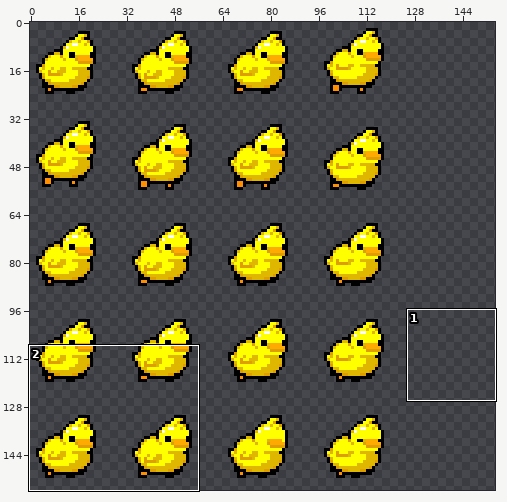
Sprite sheet: SheepDash/android/assets/chickJump.png. Above, an overview of the earlier version with the close-up marked.
Close-up. Before the commit:
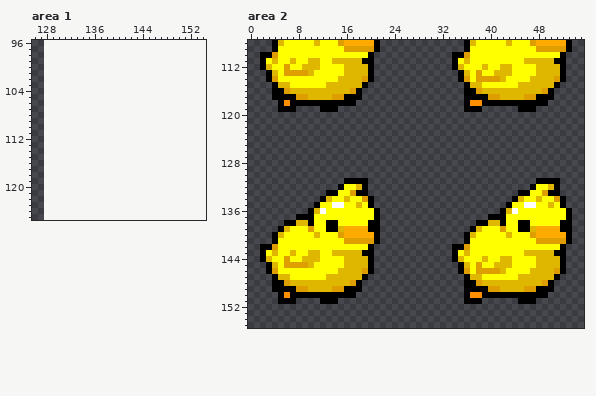
The file is 128x160 pixels. Shown: area 1: x 126..154, y 96..125; area 2: x 0..55, y 108..155. The old version is drawn lined up with the new one, on the new canvas. The wide view leaves out empty margins. The commit also changed other parts of the picture, which this record leaves out.
Now the later version:
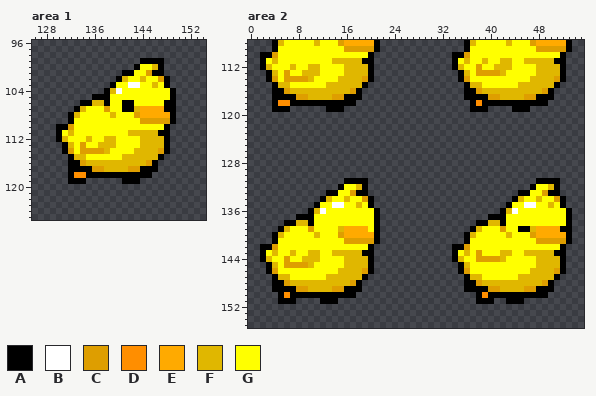
Palette (. is transparent): A #000000  B #ffffff  C #de9e00  D #ff8e00  E #ffaa00  F #e0b700  G #ffff00
The exact change:
canvas 128x160 -> 160x160
Changed rows in their new state; - is an unchanged pixel.
Area 1:
first column x 130:
 99 --------------AAAA--
100 -------------AGGFA--
101 -----------AAGGCAA--
102 ----------AFGGFGGCA-
103 ---------AGGBBGGFGA-
104 --------AFBGGGGGGGGA
105 ------AAAGGGGGGGGGGA
106 ----AAFFAGGAAGGGGGAA
107 ---AFGGGCGGAAFEEEEAA
108 --AFGGGGGFGGGCEEEEEA
109 --AGGGGGGGGGGGCCCCCA
110 AACGGGGGGGGGGGGGGGA-
111 AGFGGGGGGGGGFFFFFAA-
112 AFGGGFGGFFGGGGFFFFA-
113 -AFGCGGFFFGGGGFFFFA-
114 -ACGCCCCFGGGGFFFFCA-
115 --AFFGGGGGGFFFFFFA--
116 --AACFFFFFFFFFFCA---
117 --AAAACCFFFFCCAAA---
118 --ADDAAAAAAAAAAA----
119 --AAA------AAA------
Area 2:
first column x 6:
111 -G--GG---------------------------F--FF
112 GF-G----------------------------CG-F--
113 -GGF-F---------------------------CCC-G
114 CCCCF---------------------------GGGGG-
first column x 4:
118 AD------------------------------.A----------
119 A--.----.--A--------------------.--A----A--.
first column x 13:
138 GG-----G------------------------GG-----G
139 GG-----G--------------------------------
first column x 38:
143 C---FF
144 CCCC-G
145 G--GGG
146 GGGGG-
first column x 36:
150 ..AD--------
151 ..-AA--AA-..
Pixel boxes of the changes (left, top, right, bottom) in both close-ups:
added: (56, 58, 176, 184)
changed: (272, 58, 344, 112)
changed: (464, 58, 536, 112)
changed: (326, 220, 338, 232)
changed: (368, 220, 374, 232)
changed: (476, 220, 530, 274)
changed: (560, 220, 566, 226)
changed: (464, 292, 536, 304)
